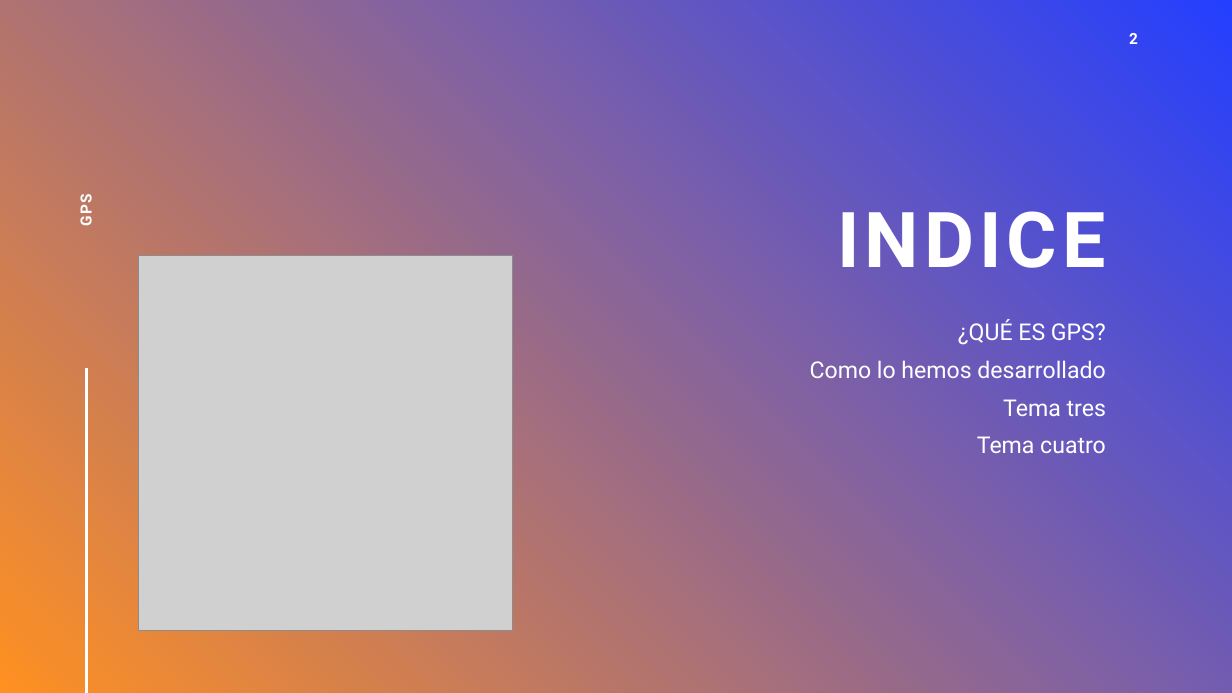
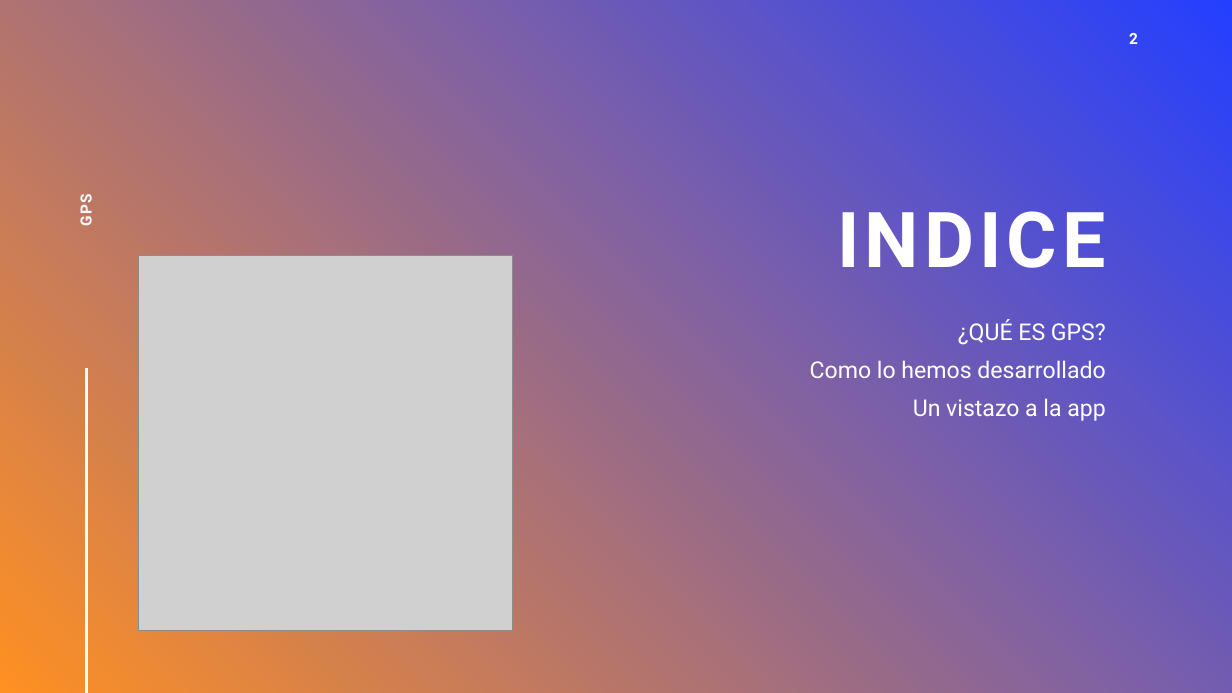
Before and after one commit to VaRoX301X/DAMGPSApp, a slide deck: slide 2 of GPS.pptx. Drawn at 1232x693 pixels with LibreOffice and Linux fonts; fonts in the diff are those of the drawing; grey boxes stand for pictures. Boxes give left, top, right and bottom in pixels: in the first picture for what was removed or moved away, otherwise in the second. Text is boxed around its words. In the diff, an @@ line names an element or a change of style, - is before the commit and + after.

```diff
--- a/GPS.pptx
+++ b/GPS.pptx
@@ text at [913, 398, 1105, 421]: text changed @@
-Tema tres
-Tema cuatro
+Un vistazo a la app
```
Also in this commit, not shown: 1 other slide changed, 3 other files.
